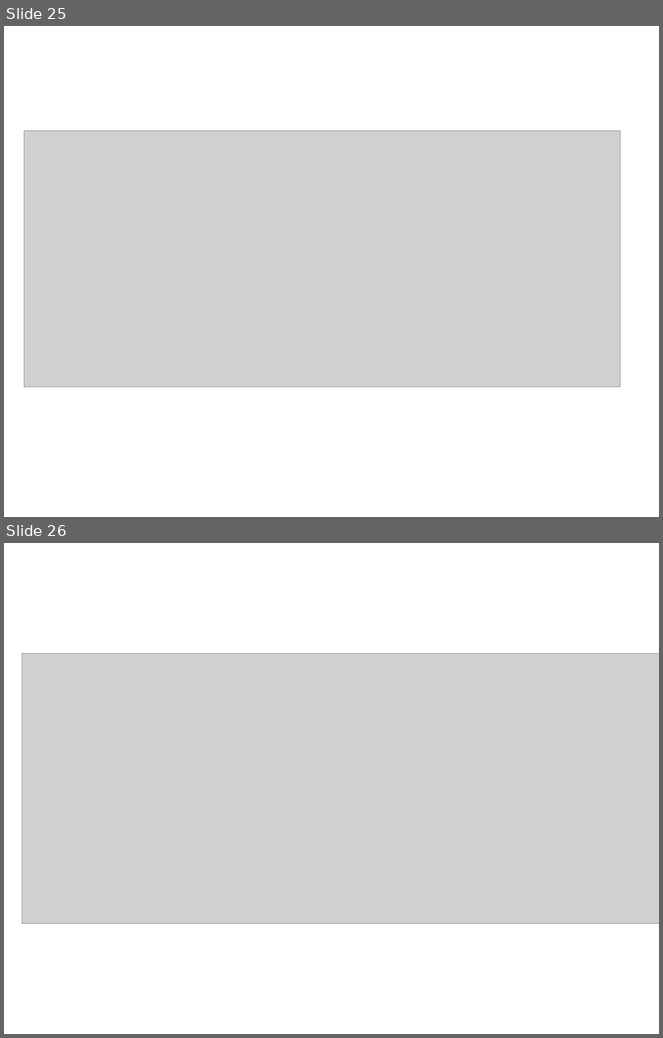
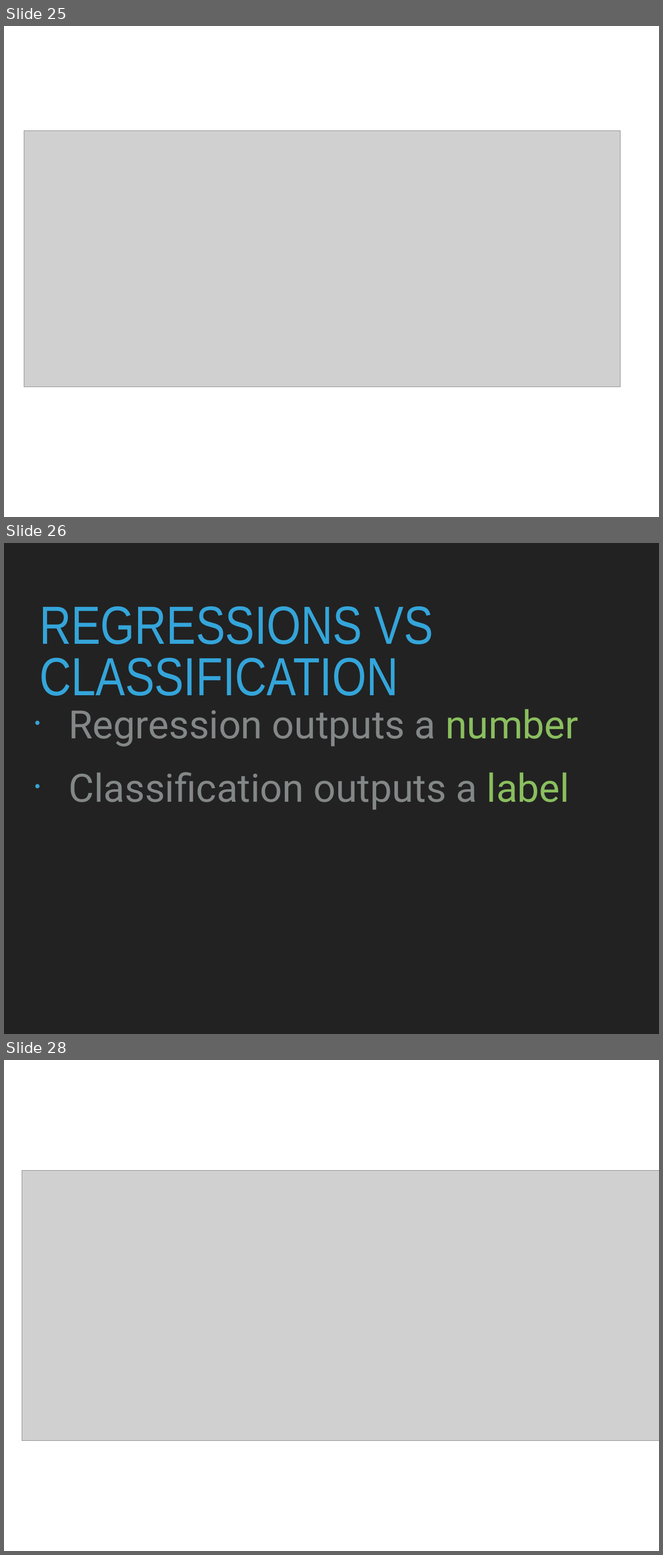
Before and after one commit to patricks1/noble-machine-learning, a slide deck: Session1/Session1_Slides.pptx. Shown one above the other, each under a label of ours: slides 25 and 26 before the commit, slides 25, 26 and 28 after it; the slides between them are not shown. The pictures are 663x1038 and 663x1555 pixels, drawn with LibreOffice and Linux fonts; fonts in the diff are those of the drawing; grey boxes stand for pictures. Boxes give left, top, right and bottom in pixels: in the first picture for what was removed or moved away, otherwise in the second. Text is boxed around its words. In the diff, an @@ line names an element or a change of style, - is before the commit and + after.

```diff
--- a/Session1/Session1_Slides.pptx
+++ b/Session1/Session1_Slides.pptx
@@ slide 26 added at (4,543,659,1034), background #222222 @@
@@ title added at (39,606,434,696), 84 pt, text #34A5DA @@
+REGRESSIONS VS CLASSIFICATION
@@ text added at (69,709,579,810), 61 pt, text #838787 @@
+• Regression outputs a number
+• Classification outputs a label
@@ what was slide 26 is now slide 28 @@
```
Also in this commit, not shown: 3 slides changed, 5 other slides added, 1 other file.
